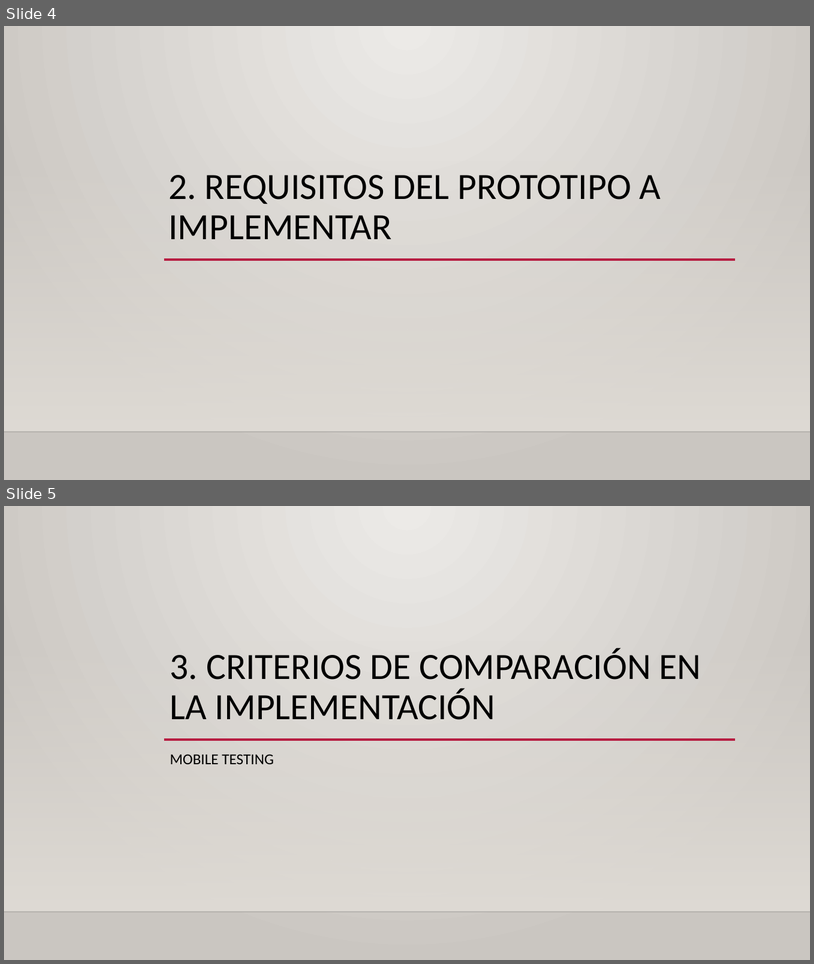
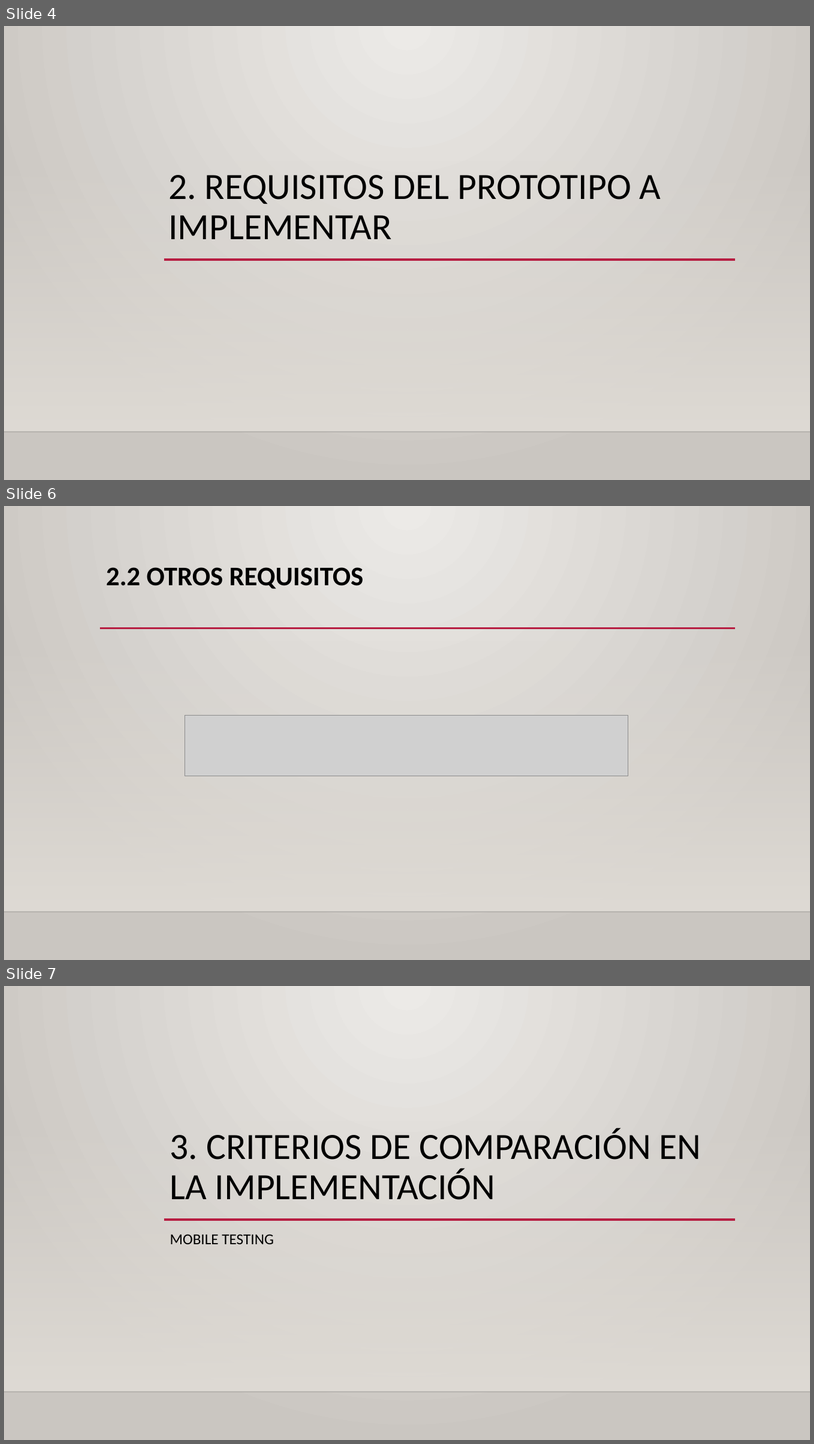
Before and after one commit to Amir95sb/TG3, a slide deck: TG3_final.pptx. Shown one above the other, each under a label of ours: slides 4 and 5 before the commit, slides 4, 6 and 7 after it; the slides between them are not shown. The pictures are 814x964 and 814x1444 pixels, drawn with LibreOffice and Linux fonts; fonts in the diff are those of the drawing; grey boxes stand for pictures; background and template pictures are left out. Boxes give left, top, right and bottom in pixels: in the first picture for what was removed or moved away, otherwise in the second. Text is boxed around its words. In the diff, an @@ line names an element or a change of style, - is before the commit and + after.

```diff
--- a/TG3_final.pptx
+++ b/TG3_final.pptx
@@ slide 6 added at <box>4,506,810,960</box>, background gradient #ECEAE7 to #CAC7C1; not listed: 2 template elements that a slide beside it also shows @@
@@ title added at <box>106,567,364,589</box>, 32 pt, text #000000, bold @@
+2.2 OTROS REQUISITOS
@@ line added from (100, 628) to (736, 628), #B71E42 2.5 pt @@
@@ picture added at <box>185,715,629,776</box> @@
@@ what was slide 5 is now slide 7 @@
```
Also in this commit, not shown: 5 other slides added.
